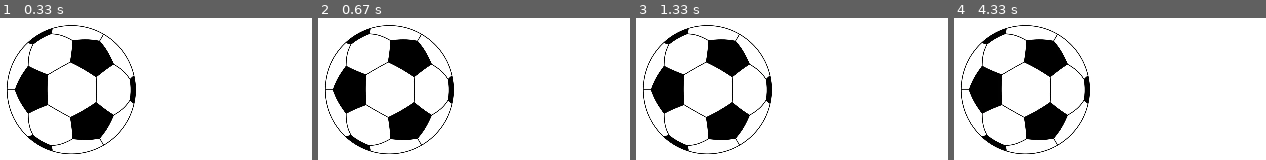
Above: before the commit, frames 1-4 (left to right).
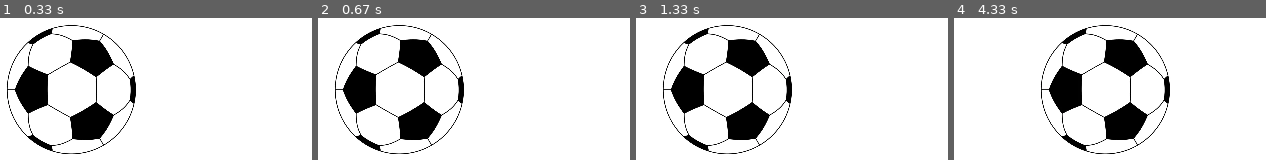
Above: after the commit, the same moments.

Repository: bhawesh2002/learning_path_to_PyGame
Game: pygame game, started from jumping obj/jumping_obj.py
The game is run twice, just before and just after one commit, with the same random seed, the same clock (stepped at 60 frames per second) and the same inputs.
Inputs:
- Up to frame 1 (0.33 s): no input
- Up to frame 2 (0.67 s): hold Right from 0.33 s (still down)
- Up to frame 3 (1.33 s): release Right at 0.8 s; hold Right 0.83-1.3 s
- Up to frame 4 (4.33 s): hold Right 1.33-1.97 s; hold Right 2-2.47 s; hold Right 2.5-2.97 s; hold Right 3-3.63 s; hold Right 3.67-4.13 s; hold Right from 4.17 s (still down)

Frame 1 is identical in both runs. In frame 2, 9.7% of the frame differs, in the area x 2-47%, y 4-96%; in frame 3, 14%; in frame 4, 20%, in the area x 2-70%, y 4-96%.

Commit message:
set the game's fps to 60

Diff:
--- a/jumping obj/jumping_obj.py
+++ b/jumping obj/jumping_obj.py
@@ -7,7 +7,7 @@
 
 height = 600
 width = 800
-
+clock = pygame.time.Clock()
 window = pygame.display.set_mode((width,height), pygame.RESIZABLE)
 soccer_ball = pygame.image.load(os.path.join('jumping obj','Assets','soccer-ball.jpg')).convert()
 soccer_ball_scaled = pygame.transform.scale(soccer_ball, (150,150))
@@ -16,6 +16,7 @@
 x_dir = soccer_ball_rect.x
 y_dir = soccer_ball_rect.y
 while(True):
+    clock.tick(60)
     window.fill((255,255,255))  # fill the screen with a light green color
     window.blit(soccer_ball_scaled, (x_dir,y_dir))
     pygame.display.update()
@@ -23,3 +24,5 @@
         if (event.type == QUIT or (event.type == KEYDOWN and event.key == K_q)):
             pygame.quit()
             sys.exit()
+        if(pygame.key.get_pressed()[pygame.K_RIGHT]):
+            x_dir += 10
